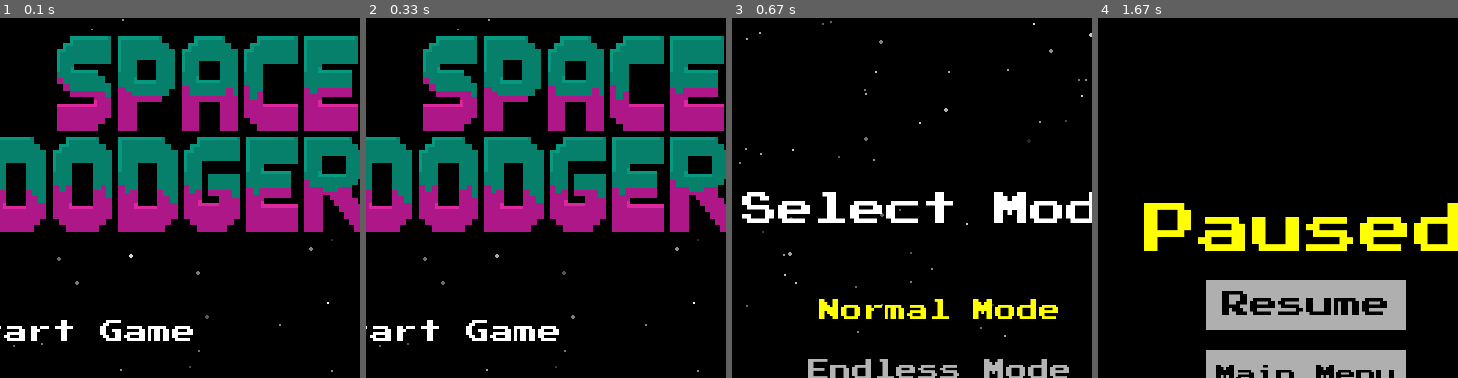
Above: before the commit, frames 1-4 (left to right).
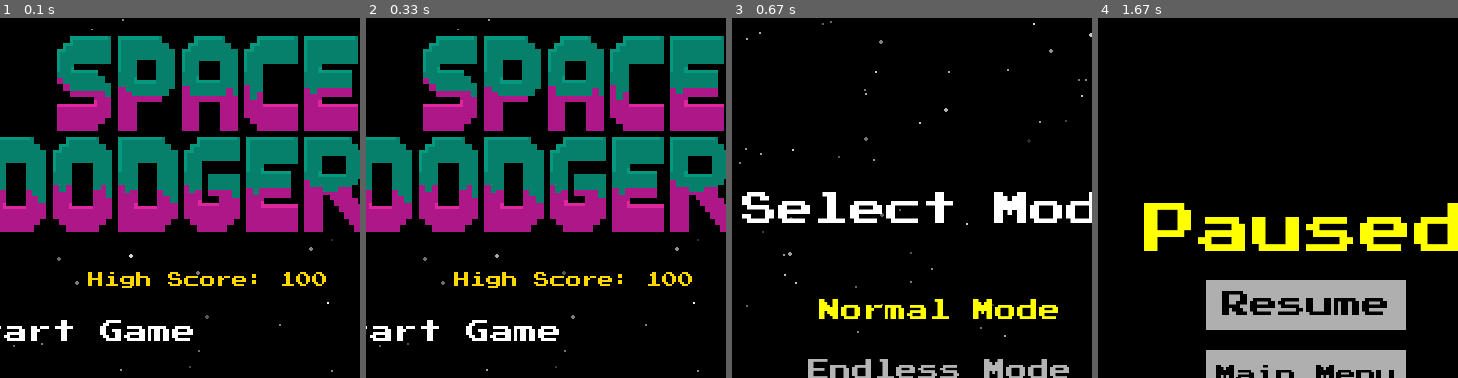
Above: after the commit, the same moments.

Repository: software-engineering-game/pygame-game
Game: pygame game, started from main.py
Same seed, same stepped clock (60 frames per second), same inputs: the game is played once before the commit and once after it.
Inputs:
- Up to frame 1 (0.1 s): no input
- Up to frame 2 (0.33 s): no input
- Up to frame 3 (0.67 s): tap Enter at 0.33 s
- Up to frame 4 (1.67 s): type "ann" at 0.67 s; tap Enter at 1 s; hold Esc from 1.22 s (still down); hold Up from 1.22 s (still down)
The pictures show only the part of the screen within x 21-71%, y 4-54%; the shares and areas given below are measured in that part.

The runs differ from the first frame. In frame 1, 0.9% of the frame differs, in the area x 24-91%, y 70-75%; in frame 2, 0.9%; in frame 3, nothing differs; in frame 4, nothing differs.

Commit message:
made the screen shake when player gets hit

Diff:
--- a/highscore.json
+++ b/highscore.json
@@ -1 +1 @@
-{"high_score": 0}
+{"high_score": 100}
--- a/leaderboard.json
+++ b/leaderboard.json
@@ -8,19 +8,15 @@
         "score": 365
     },
     {
-        "name": "NICK",
-        "score": 87
+        "name": "CRAW",
+        "score": 100
+    },
+    {
+        "name": "CRAW",
+        "score": 97
     },
     {
         "name": "NICK",
         "score": 87
-    },
-    {
-        "name": "NICK",
-        "score": 87
-    },
-    {
-        "name": "NICK",
-        "score": 7
     }
 ]
--- a/states/game_state.py
+++ b/states/game_state.py
@@ -15,6 +15,12 @@
 asset_folder = os.path.join(repo_root, "assets")
 font_color = (255,255,255) # Currently set to white
 
+# screen shake: peak magnitude decays in update; draw uses random offset up to cap
+SHAKE_HIT_PLAYER = 22.0
+SHAKE_DECAY_PER_SEC = 58.0
+SHAKE_DRAW_CAP = 18
+
+
 class GameState(State):
     #saved_player_position = None
     music_track = "game"
@@ -42,6 +48,12 @@
             # Audio device may be unavailable (e.g., CI/headless).
             pass
 
+    def _shake_offset(self):
+        if self.screen_shake <= 0:
+            return (0, 0)
+        m = min(int(self.screen_shake), SHAKE_DRAW_CAP)
+        return (random.randint(-m, m), random.randint(-m, m))
+
     def on_enter(self, app):
         self.app = app
         pygame.init()
@@ -119,6 +131,8 @@
         self.ally_ships.add(self.player)
         self.player_invincible = False
         self.player_invincible_timer = 0.0
+        self.screen_shake = 0.0
+        self._shake_canvas = pygame.Surface((app.width, app.height))
 
         # Restore saved position if returning from pause
         #if GameState.saved_player_position is not None:
@@ -181,6 +195,9 @@
                 self.countdown_active = False
             return # returns it to main.py loop
 
+        if self.screen_shake > 0:
+            self.screen_shake = max(0.0, self.screen_shake - dt * SHAKE_DECAY_PER_SEC)
+
         keys = pygame.key.get_pressed()
         self.player.update(keys)
 
@@ -249,6 +266,7 @@
             pygame.sprite.spritecollide(self.player, self.enemy_bullets, True)
 
             self.lives -= 1
+            self.screen_shake = max(self.screen_shake, SHAKE_HIT_PLAYER)
             # Sets Invinicibility
             self.player_invincible = True
             self.player_invincible_timer = 1.0
@@ -295,20 +313,18 @@
         app.change_state(UpgradeState(app, self))
 
     def draw(self, app, screen):
-        # Background
-        screen.fill(self.bg_color)
-        screen.blit(self.bg_image, (0, 0))
-
-        # Game Entities
-        self.ally_ships.draw(screen)
-        self.enemy_ships.draw(screen)
+        ox, oy = self._shake_offset()
+        c = self._shake_canvas
+        c.fill(self.bg_color)
+        c.blit(self.bg_image, (0, 0))
+
+        self.ally_ships.draw(c)
+        self.enemy_ships.draw(c)
         for enemy in self.enemy_ships:
             if hasattr(enemy, "draw_health_bar"):
-                enemy.draw_health_bar(screen)
-        self.ally_bullets.draw(screen)
-        self.enemy_bullets.draw(screen)
-
-        font_file = os.path.join(asset_folder, "fonts/PressStart2P-vaV7.ttf")
+                enemy.draw_health_bar(c)
+        self.ally_bullets.draw(c)
+        self.enemy_bullets.draw(c)
 
         # Draws Text for Readiness Countdown
         if self.countdown_active:
@@ -320,11 +336,11 @@
                 text = self.countdown_font.render("GO", True, font_color)
 
             countdown_rect = text.get_rect(center=(app.width // 2, app.height // 2))
-            screen.blit(text, countdown_rect)
+            c.blit(text, countdown_rect)
 
         # Draw Score and Level Counters
         counter_text = self.score_font.render(f"Score: {self.enemy_hit_count}", True, font_color)
-        screen.blit(counter_text, (10, 10))
+        c.blit(counter_text, (10, 10))
         display_level = getattr(self, "endless_round", self.level_index + 1)
 
         level_text = self.score_font.render(
@@ -332,9 +348,11 @@
             True,
             font_color
         )
-        screen.blit(level_text, (10, 45))
+        c.blit(level_text, (10, 45))
 
         # Draw Lives Counter
         live_count = self.lives_font.render(f"x{self.lives}", True, font_color)
-        screen.blit(self.lives_icon,(20, screen.get_height() - 45))
-        screen.blit(live_count, (60, screen.get_height() - 35))
+        c.blit(self.lives_icon, (20, c.get_height() - 45))
+        c.blit(live_count, (60, c.get_height() - 35))
+
+        screen.blit(c, (ox, oy))
